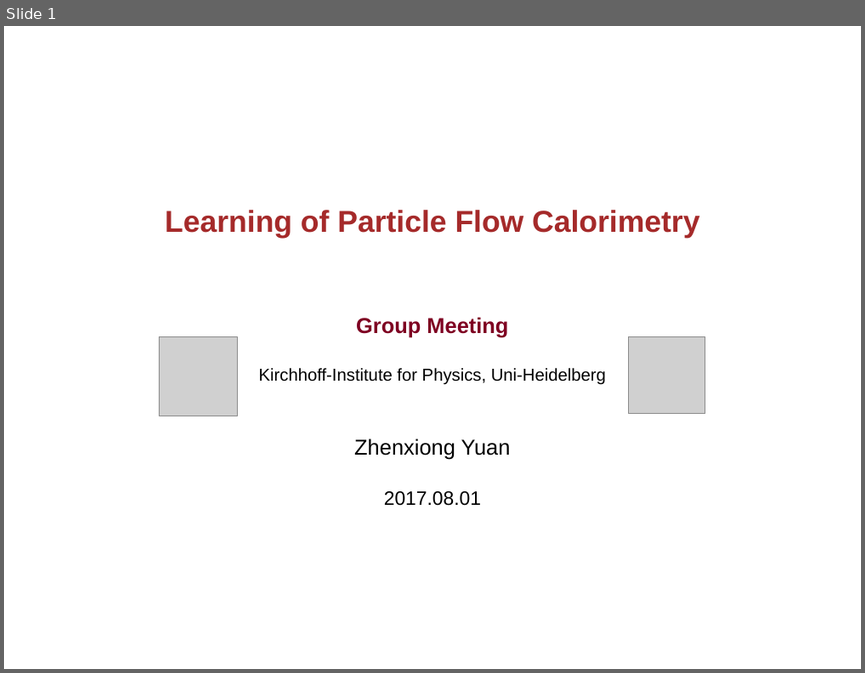
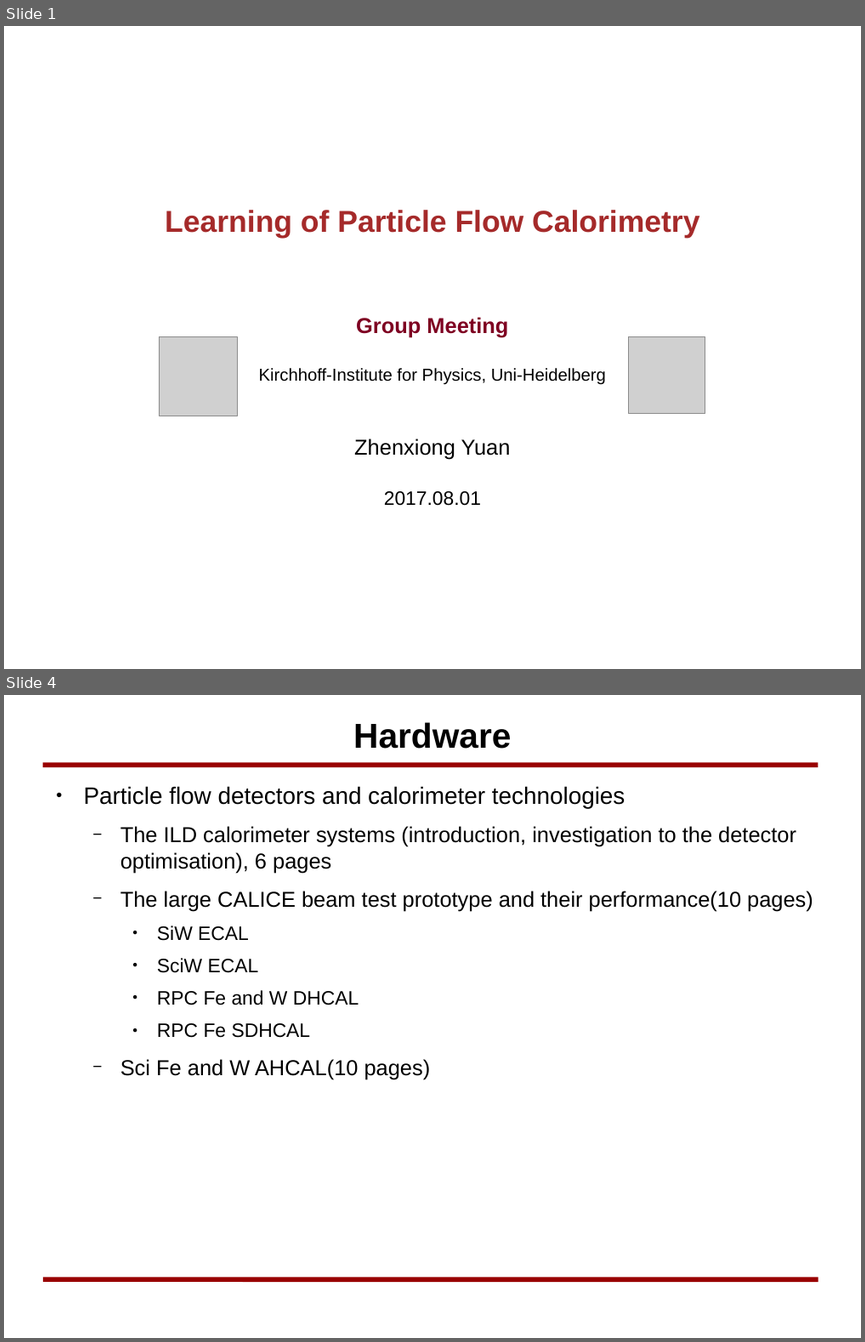
Before and after one commit to yuanzx10/Study, a slide deck: RadiationDetector/Notes/PFA.odp. Shown one above the other, each under a label of ours: slide 1 before the commit, slides 1 and 4 after it; the slides between them are not shown. The pictures are 865x673 and 865x1342 pixels, drawn with LibreOffice and Linux fonts; fonts in the diff are those of the drawing; grey boxes stand for pictures; background and template pictures are left out. Boxes give left, top, right and bottom in pixels: in the first picture for what was removed or moved away, otherwise in the second. Text is boxed around its words. In the diff, an @@ line names an element or a change of style, - is before the commit and + after.

```diff
--- a/RadiationDetector/Notes/PFA.odp
+++ b/RadiationDetector/Notes/PFA.odp
@@ slide 4 added at (4, 695, 861, 1338), background #FFFFFF @@
@@ title added at (353, 722, 511, 749), 32 pt, text #000000, bold @@
+Hardware
@@ line added from (43, 765) to (818, 765), #990000 4.51 pt @@
@@ text added at (84, 786, 813, 1079), 20 pt, text #000000 @@
+● Particle flow detectors and calorimeter technologies
+  − The ILD calorimeter systems (introduction, investigation to the detector optimisation), 6 pages
+  − The large CALICE beam test prototype and their performance(10 pages)
+    ● SiW ECAL
+    ● SciW ECAL
+    ● RPC Fe and W DHCAL
+    ● RPC Fe SDHCAL
+  − Sci Fe and W AHCAL(10 pages)
@@ line added from (43, 1279) to (818, 1279), #990000 4.51 pt @@
```
Also in this commit, not shown: 1 slide changed, 2 other slides added, 1 slide removed, 4 other files.
